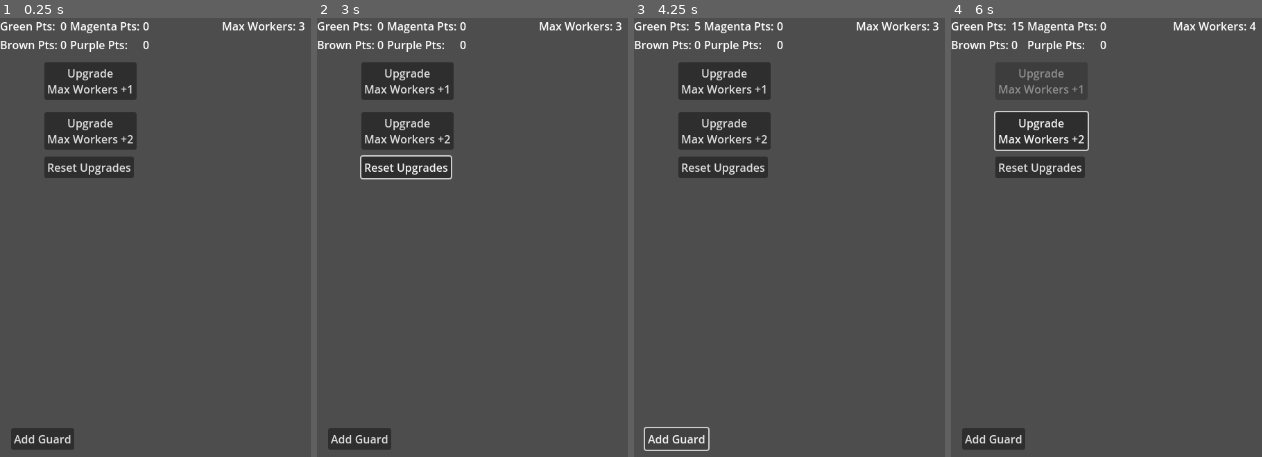
Above: before the commit, frames 1-4 (left to right).
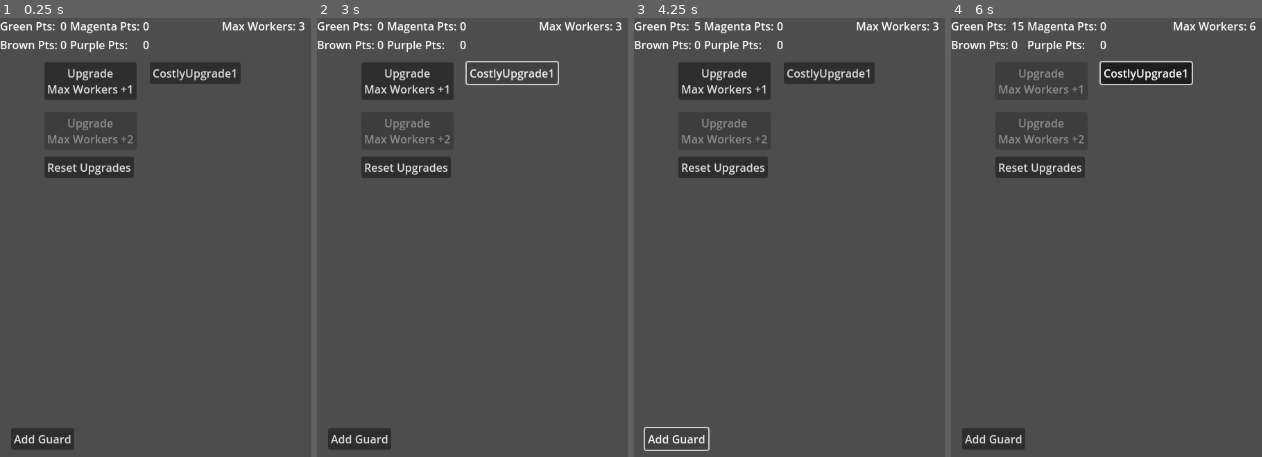
Above: after the commit, the same moments.

Repository: p0rtcullis/WarClicker
Game: Godot game, scene res://game_manager.tscn
Same seed, same stepped clock (60 frames per second), same inputs: the game is played once before the commit and once after it.
Inputs (mouse positions are in pixels of both pictures, inside the frame that each line leads up to):
- Up to frame 1 (0.25 s): no input
- Up to frame 2 (3 s): click "Upgrade Max Workers +1" at 0.5 s; click "Upgrade Max Workers +2" at 1.25 s; click "Reset Upgrades" at 2 s; click (512, 75) at 2.75 s, where only the run after the commit has a clickable "CostlyUpgrade1"
- Up to frame 3 (4.25 s): click "Add Guard" at 3.5 s
- Up to frame 4 (6 s): click "Upgrade Max Workers +1" at 4.25 s; click "Upgrade Max Workers +2" at 5 s; click (1146, 75) at 5.75 s, where only the run after the commit has a clickable "CostlyUpgrade1"

The runs differ from the first frame. In frame 1, 1.6% of the frame differs, in the area x 15-78%, y 10-29%; in frame 2, 1.2%; in frame 3, 1.6%; in frame 4, 2.2%, in the area x 13-99%, y 0-31%.

Commit message:
Upgrades 4
cost and prereq

Diff:
--- a/war-clicker/ManagementScreen/Scripts/management_screen.gd
+++ b/war-clicker/ManagementScreen/Scripts/management_screen.gd
@@ -6,7 +6,7 @@
 	set(value):
 		max_workers = value
 		%MaxWorkersLabel.text = "Max Workers: " +str(value)
-		print("Current Workers: " + str(max_workers))
+		#print("Current Workers: " + str(max_workers))
 var worker_list : Array = []
 
 var total_green : int = 0
--- a/war-clicker/game_manager.tscn
+++ b/war-clicker/game_manager.tscn
@@ -106,11 +106,13 @@
 Max Workers +1"
 
 [node name="UpgradeMaxWorkersButton2" type="Button" parent="UpgradeScreenGUI"]
+unique_name_in_owner = true
 layout_mode = 0
 offset_left = 64.0
 offset_top = 136.0
 offset_right = 197.0
 offset_bottom = 190.0
+toggle_mode = true
 text = "Upgrade
 Max Workers +2"
 
@@ -121,6 +123,16 @@
 offset_right = 193.0
 offset_bottom = 231.0
 text = "Reset Upgrades"
+
+[node name="CostlyUpgradeButton1" type="Button" parent="UpgradeScreenGUI"]
+unique_name_in_owner = true
+layout_mode = 0
+offset_left = 216.0
+offset_top = 64.0
+offset_right = 338.0
+offset_bottom = 95.0
+toggle_mode = true
+text = "CostlyUpgrade1"
 
 [node name="CombatScreenGUI" type="Control" parent="."]
 layout_mode = 3
@@ -147,7 +159,9 @@
 autostart = true
 
 [connection signal="toggled" from="UpgradeScreenGUI/UpgradeMaxWorkersButton1" to="UpgradeScreenGUI" method="_on_upgrade_max_workers_button_1_toggled"]
+[connection signal="toggled" from="UpgradeScreenGUI/UpgradeMaxWorkersButton2" to="UpgradeScreenGUI" method="_on_upgrade_max_workers_button_2_toggled"]
 [connection signal="pressed" from="UpgradeScreenGUI/ResetUpgradesButton" to="UpgradeScreenGUI" method="_on_reset_upgrades_button_pressed"]
 [connection signal="toggled" from="UpgradeScreenGUI/ResetUpgradesButton" to="UpgradeScreenGUI" method="_on_reset_upgrades_button_toggled"]
+[connection signal="toggled" from="UpgradeScreenGUI/CostlyUpgradeButton1" to="UpgradeScreenGUI" method="_on_costly_upgrade_button_1_toggled"]
 [connection signal="pressed" from="DebugScreenGUI/AddGuardButton" to="ManagementScreenGUI/ManagementScreen" method="_on_add_guard_button_pressed"]
 [connection signal="timeout" from="UpdateTimer" to="ManagementScreenGUI/ManagementScreen" method="_on_update_timer_timeout"]
--- a/war-clicker/upgrade_screen_gui.gd
+++ b/war-clicker/upgrade_screen_gui.gd
@@ -2,22 +2,13 @@
 
 var active_upgrades = []
 
-#var max_worker_upgrade : bool = false:
-	#set(value):
-		#if value == true:
-			#active_upgrades.append(%UpgradeMaxWorkersButton1)
-			#print(active_upgrades)
-		#else:
-			#active_upgrades.remove(%UpgradeMaxWorkersButton1)
-			#%ManagementScreen.max_workers -=1
-			#%UpgradeMaxWorkersButton1.disabled = false
-			#print(active_upgrades)
-
-
+@onready var all_upgrades = [%UpgradeMaxWorkersButton1, %UpgradeMaxWorkersButton2]
+@onready var upgrades_with_prereqs = [%UpgradeMaxWorkersButton2]
+@onready var upgrade_max_workers_button_2_prereq = [%UpgradeMaxWorkersButton1]
 
 # Called when the node enters the scene tree for the first time.
 func _ready() -> void:
-	pass # Replace with function body.
+	disable_advanced_tech()
 
 
 # Called every frame. 'delta' is the elapsed time since the previous frame.
@@ -25,10 +16,25 @@
 	pass
 
 func _on_reset_upgrades_button_pressed() -> void:
-	#active_upgrades.remove(%UpgradeMaxWorkersButton1)
 	for upgrade in active_upgrades:
 		upgrade.button_pressed = false
 	active_upgrades.clear()
+	disable_advanced_tech()
+
+
+func disable_advanced_tech():
+	for upgrade in upgrades_with_prereqs:
+		upgrade.disabled = true
+
+func check_advanced_tech(unlocked,prereq):
+	print(unlocked)
+	print(prereq)
+	var all_unlocked = prereq.all(func(item): return item in unlocked)
+	print(all_unlocked)
+	if all_unlocked:
+		return true
+	else:
+		return false
 
 
 func _on_upgrade_max_workers_button_1_toggled(toggled_on: bool) -> void:
@@ -36,6 +42,27 @@
 		%ManagementScreen.update_max_workers(1)
 		%UpgradeMaxWorkersButton1.disabled = true
 		active_upgrades.append(%UpgradeMaxWorkersButton1)
+		if check_advanced_tech(active_upgrades,upgrade_max_workers_button_2_prereq):
+			%UpgradeMaxWorkersButton2.disabled = false
 	else :
 		%ManagementScreen.update_max_workers(-1)
 		%UpgradeMaxWorkersButton1.disabled = false
+
+
+func _on_upgrade_max_workers_button_2_toggled(toggled_on: bool) -> void:
+	if toggled_on:
+		%ManagementScreen.update_max_workers(2)
+		%UpgradeMaxWorkersButton2.disabled = true
+		active_upgrades.append(%UpgradeMaxWorkersButton2)
+	else :
+		%ManagementScreen.update_max_workers(-2)
+		%UpgradeMaxWorkersButton2.disabled = false
+
+
+func _on_costly_upgrade_button_1_toggled(toggled_on: bool) -> void:
+	if toggled_on:
+		if %ManagementScreen.max_workers > 3:
+			print("Good")
+		else:
+			print("Bad")
+			%CostlyUpgradeButton1.button_pressed = false
